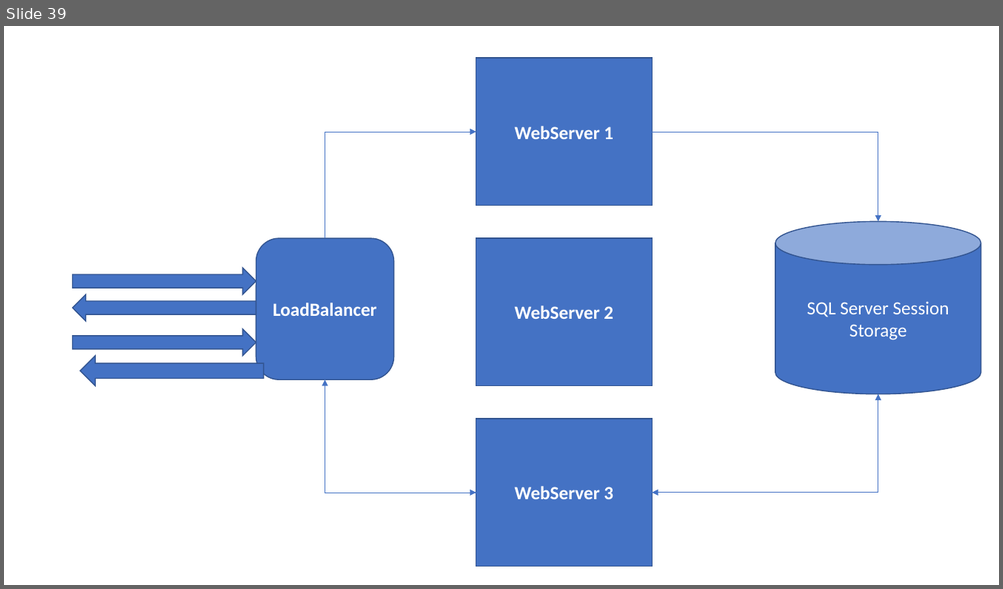
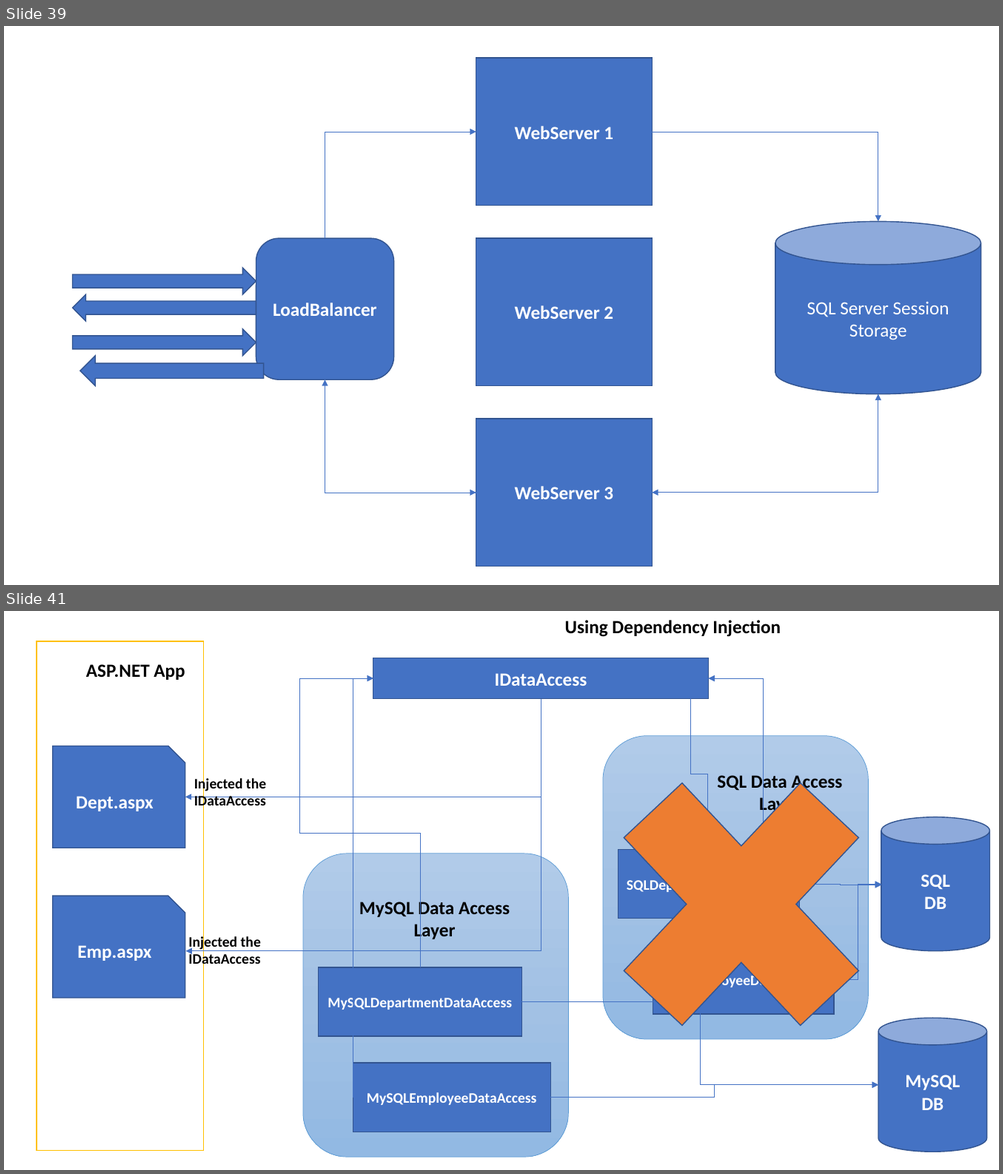
Before and after one commit to maheshsabnis/NetFrwk_Projects, a slide deck: Training-Images.pptx. Shown one above the other, each under a label of ours: slide 39 before the commit, slides 39 and 41 after it; the slides between them are not shown. The pictures are 1003x589 and 1003x1174 pixels, drawn with LibreOffice and Linux fonts; fonts in the diff are those of the drawing. Boxes give left, top, right and bottom in pixels: in the first picture for what was removed or moved away, otherwise in the second. Text is boxed around its words. In the diff, an @@ line names an element or a change of style, - is before the commit and + after.

```diff
--- a/Training-Images.pptx
+++ b/Training-Images.pptx
@@ slide 41 added at (4,611,999,1170), background #FFFFFF @@
@@ text added at (565,620,780,637), 18 pt, text #000000, bold @@
+Using Dependency Injection
@@ rectangle added at (37,641,203,1151), fill #FFFFFF, outline #FFC000 1 pt @@
@@ text added at (86,664,185,680), 18 pt, text #000000, bold @@
+ASP.NET App
@@ rectangle added at (373,658,708,698), fill #4472C4, outline #325491 1 pt, 18 pt, text #FFFFFF, bold @@
+IDataAccess
@@ elbow arrow added from (540, 699) to (185, 797), #4472C4 0.5 pt @@
@@ elbow arrow added from (540, 699) to (186, 951), #4472C4 0.5 pt @@
@@ elbow arrow added from (421, 968) to (373, 678), #4472C4 0.5 pt @@
@@ elbow arrow added from (353, 1098) to (373, 678), #4472C4 0.5 pt @@
@@ elbow arrow added from (708, 849) to (709, 679), #4472C4 0.5 pt @@
@@ elbow arrow added from (762, 944) to (708, 678), #4472C4 0.5 pt @@
@@ cross added at (571,723,910,1085), fill #ED7D31, outline #325491 1 pt @@
@@ rounded rectangle added at (603,735,869,1039), fill gradient #B1CBE9 to #A3C1E5 to #93B9E4, outline #5B9BD5 0.5 pt @@
@@ snip rect added at (53,746,185,849), fill #4472C4, outline #325491 1 pt, 18 pt, text #FFFFFF, bold @@
+Dept.aspx
@@ text added at (194,777,266,810), 14 pt, text #000000, bold @@
+Injected the IDataAccess
@@ text added at (717,772,842,815), 18 pt, text #000000, bold @@
+SQL Data Access Layer
@@ cylinder added at (882,817,990,952), fill #4472C4, outline #325491 1 pt, 18 pt, text #FFFFFF, bold @@
+SQL
+DB
@@ rounded rectangle added at (303,854,569,1157), fill gradient #B1CBE9 to #A3C1E5 to #93B9E4, outline #5B9BD5 0.5 pt @@
@@ rectangle added at (618,850,800,918), fill #4472C4, outline #325491 1 pt, 14 pt, text #FFFFFF, bold @@
+SQLDepartmentDataAccess
@@ snip rect added at (53,896,185,998), fill #4472C4, outline #325491 1 pt, 18 pt, text #FFFFFF, bold @@
+Emp.aspx
@@ text added at (359,899,509,942), 18 pt, text #000000, bold @@
+MySQL Data Access Layer
@@ elbow arrow added from (800, 884) to (882, 886), #4472C4 0.5 pt @@
@@ elbow arrow added from (834, 980) to (882, 884), #4472C4 0.5 pt @@
@@ text added at (188,934,261,968), 14 pt, text #000000, bold @@
+Injected the IDataAccess
@@ rectangle added at (652,945,834,1014), fill #4472C4, outline #325491 1 pt, 14 pt, text #FFFFFF, bold @@
+SQLEmployeeDataAccess
@@ rectangle added at (318,968,521,1037), fill #4472C4, outline #325491 1 pt, 14 pt, text #FFFFFF, bold @@
+MySQLDepartmentDataAccess
@@ elbow arrow added from (522, 1002) to (879, 1085), #4472C4 0.5 pt @@
@@ cylinder added at (879,1019,987,1153), fill #4472C4, outline #325491 1 pt, 18 pt, text #FFFFFF, bold @@
+MySQL
+DB
@@ rectangle added at (353,1063,551,1132), fill #4472C4, outline #325491 1 pt, 14 pt, text #FFFFFF, bold @@
+MySQLEmployeeDataAccess
@@ elbow arrow added from (551, 1098) to (879, 1085), #4472C4 0.5 pt @@
```
Also in this commit, not shown: 3 other slides added, 22 other files.
